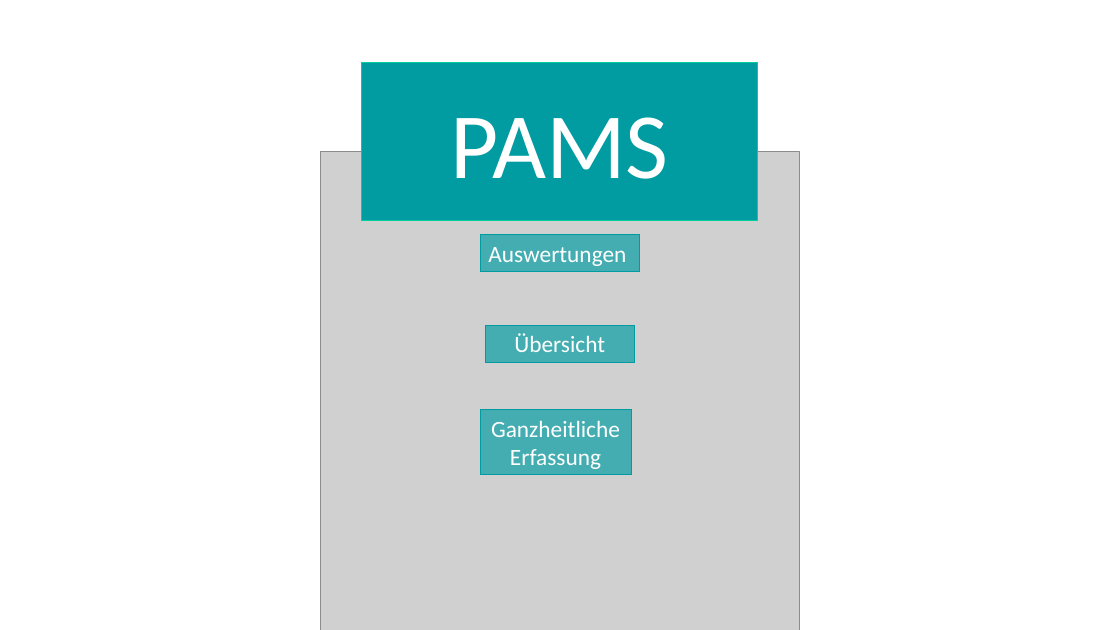
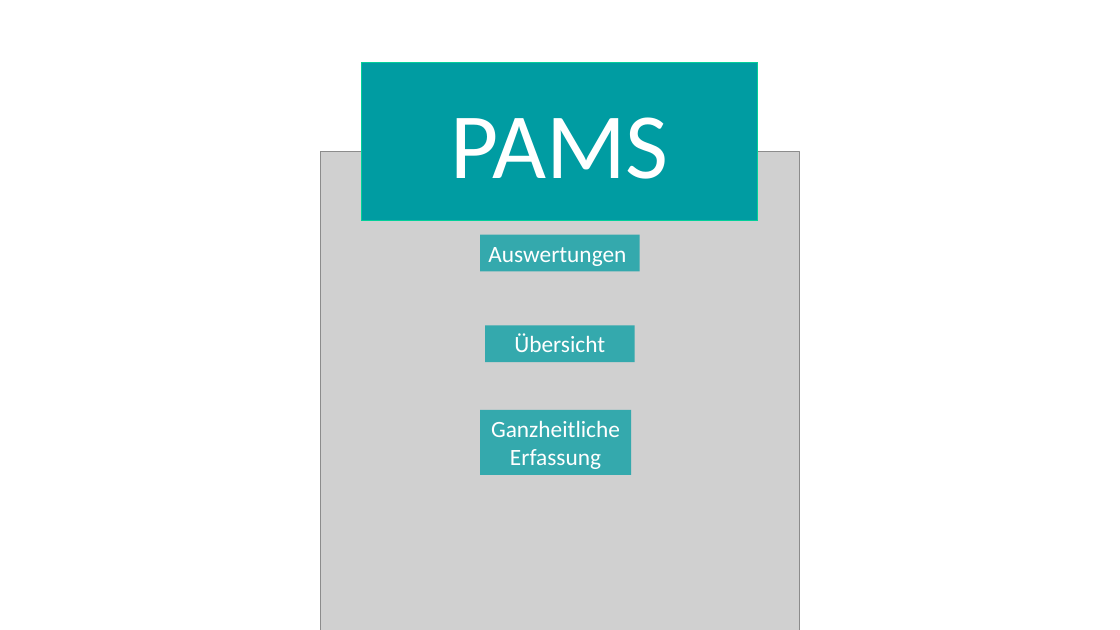
Before and after one commit to Masterarth/PM, a slide deck: slide 5 of documents/projectmanagement/Praesentationen/Abschlusspräsentation_Final.pptx. Drawn at 1120x630 pixels with LibreOffice and Linux fonts; fonts in the diff are those of the drawing; grey boxes stand for pictures. Boxes give left, top, right and bottom in pixels: in the first picture for what was removed or moved away, otherwise in the second. Text is boxed around its words. In the diff, an @@ line names an element or a change of style, - is before the commit and + after.

```diff
--- a/documents/projectmanagement/Praesentationen/Abschlusspräsentation_Final.pptx
+++ b/documents/projectmanagement/Praesentationen/Abschlusspräsentation_Final.pptx
@@ fill #009CA2 at 67% opacity to #009CA2 at 75% opacity; outline #009CA2 0.75 pt to none in 3 elements at (481,234,640,271), (485,325,634,362), (481,410,632,475) @@
```
Also in this commit, not shown: 4 other slides changed.
